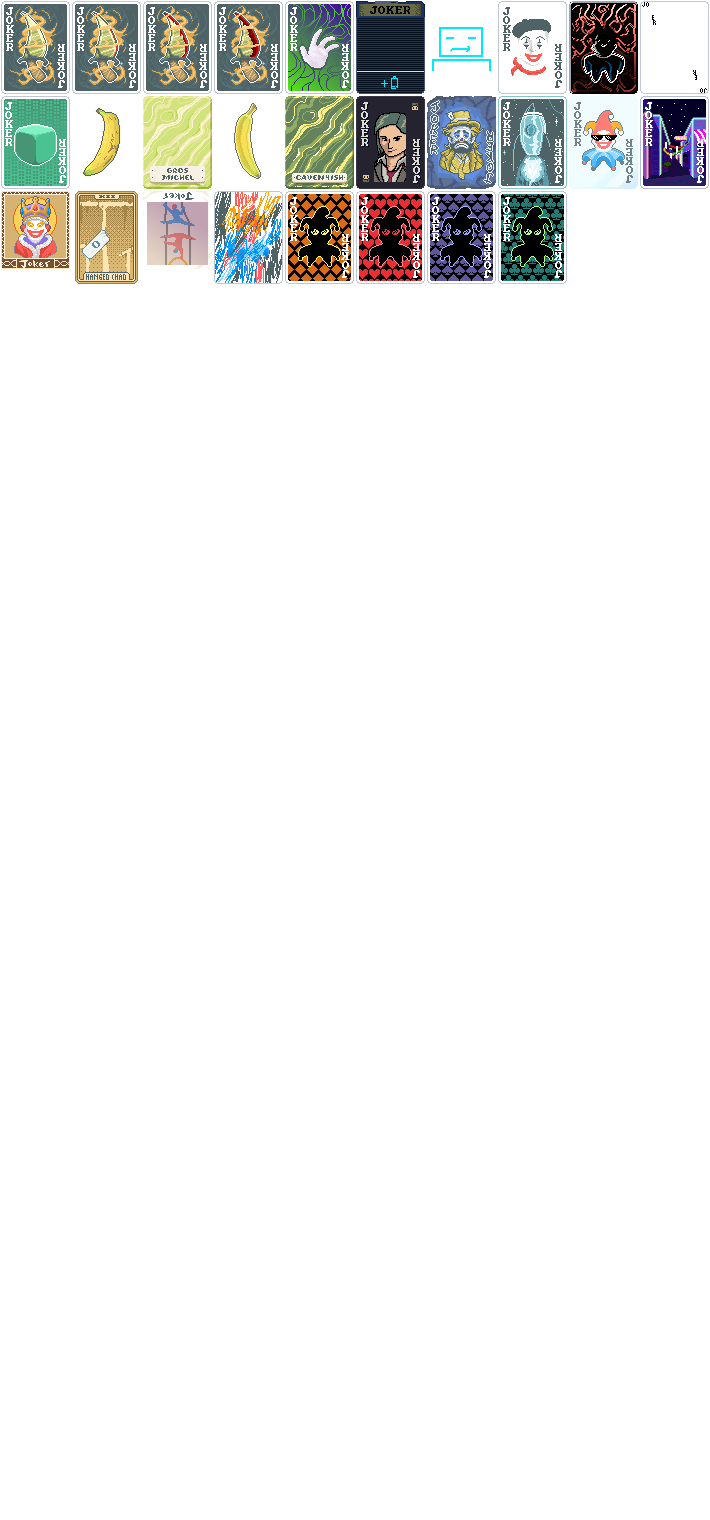
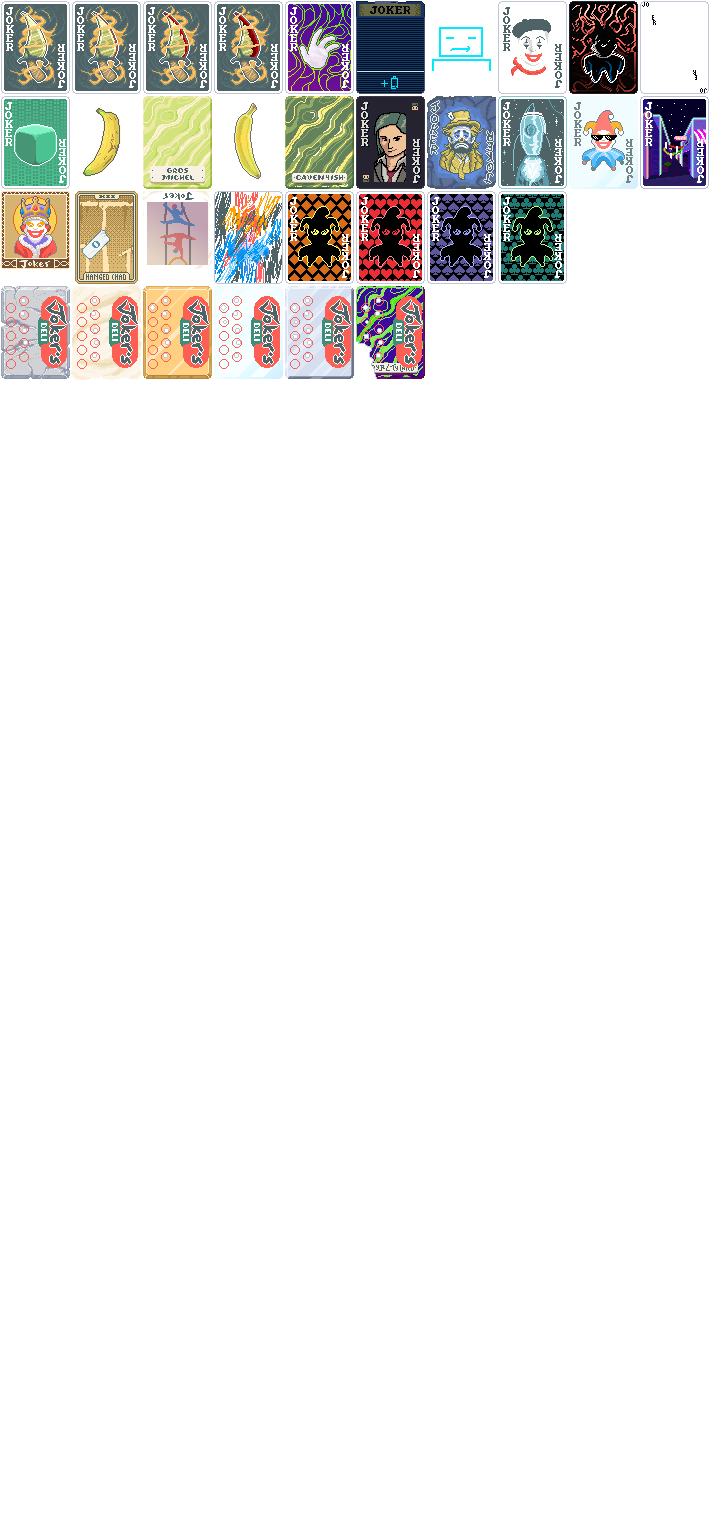
The second 710 × 1520 image is a revision of the first. Changes to its layers:
painted on "4 fingers lines" over [left=288, top=4, right=351, bottom=91]
painted on "4 fingers bg" over [left=288, top=4, right=351, bottom=91]
painted on "madness" over [left=569, top=1, right=638, bottom=94]
added group "loyalty card" with 6 layers in group "modded" over [left=1, top=285, right=425, bottom=380]
added layer "loyalty card 5" in group "loyalty card" over [left=356, top=286, right=425, bottom=379]
added layer "loyalty card 4" in group "loyalty card" over [left=285, top=286, right=354, bottom=379]
added layer "loyalty card3" in group "loyalty card" over [left=214, top=286, right=283, bottom=379]
added layer "loyalty card 2" in group "loyalty card" over [left=143, top=286, right=212, bottom=379]
added layer "loyalty card 1" in group "loyalty card" over [left=71, top=285, right=142, bottom=380]
added layer "loyalty card 0" in group "loyalty card" over [left=1, top=286, right=70, bottom=379]
